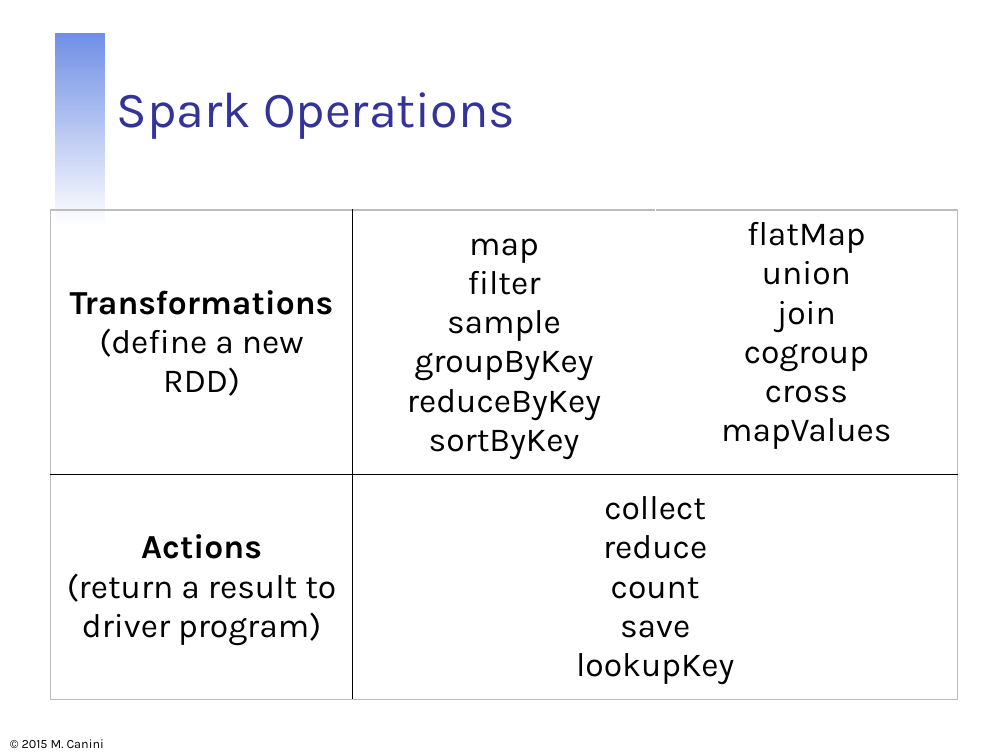
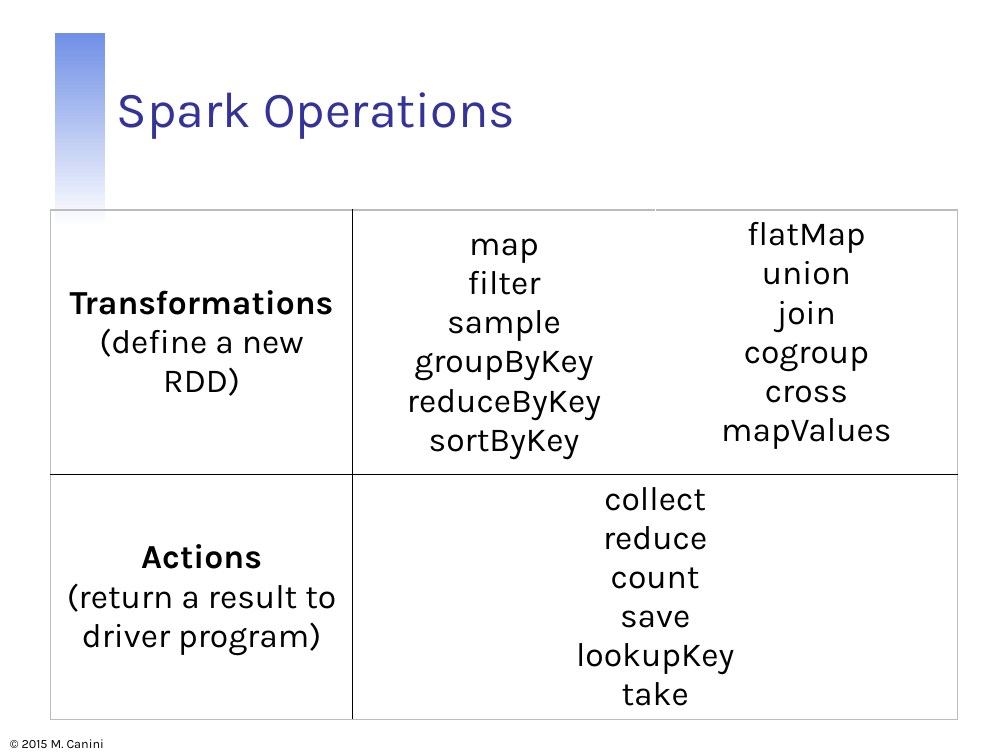
Before and after one commit to mcanini/INGI2145-2015, a slide deck: slide 14 of 07-beyond-mapreduce.pptx. Drawn at 1008x756 pixels with LibreOffice and Linux fonts; fonts in the diff are those of the drawing. Boxes give left, top, right and bottom in pixels: in the first picture for what was removed or moved away, otherwise in the second. Text is boxed around its words. In the diff, an @@ line names an element or a change of style, - is before the commit and + after.

Commit message:
Lecture 7.

```diff
--- a/07-beyond-mapreduce.pptx
+++ b/07-beyond-mapreduce.pptx
@@ table at [50, 210, 958, 726] @@
-row 2, column 2: collect / reduce / count save / lookupKey
+row 2, column 2: collect / reduce / count save / lookupKey / take
```
Also in this commit, not shown: 1 other file.
